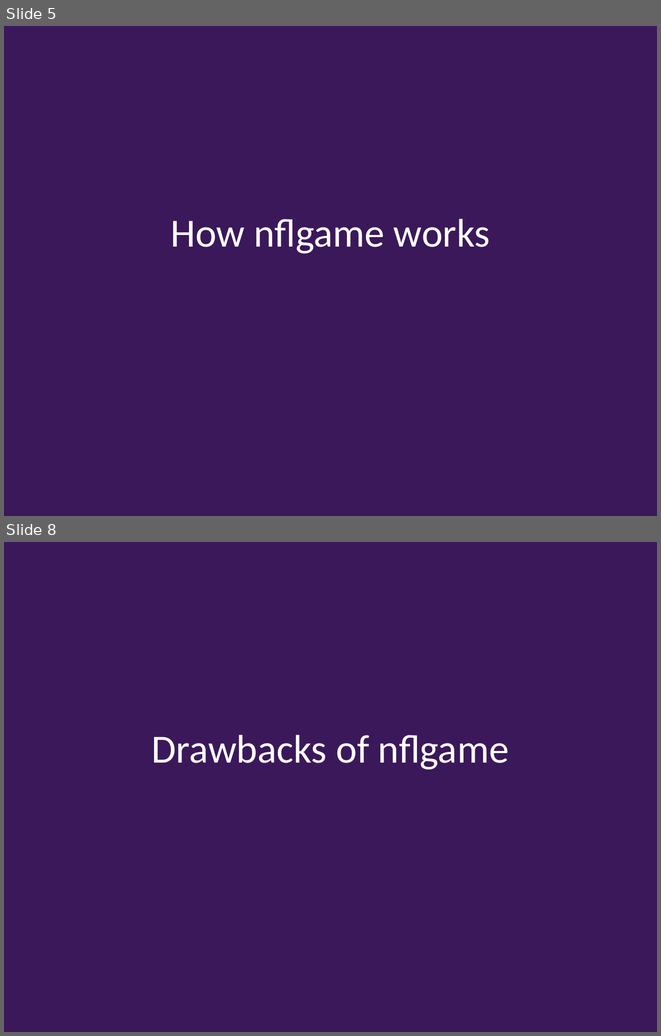
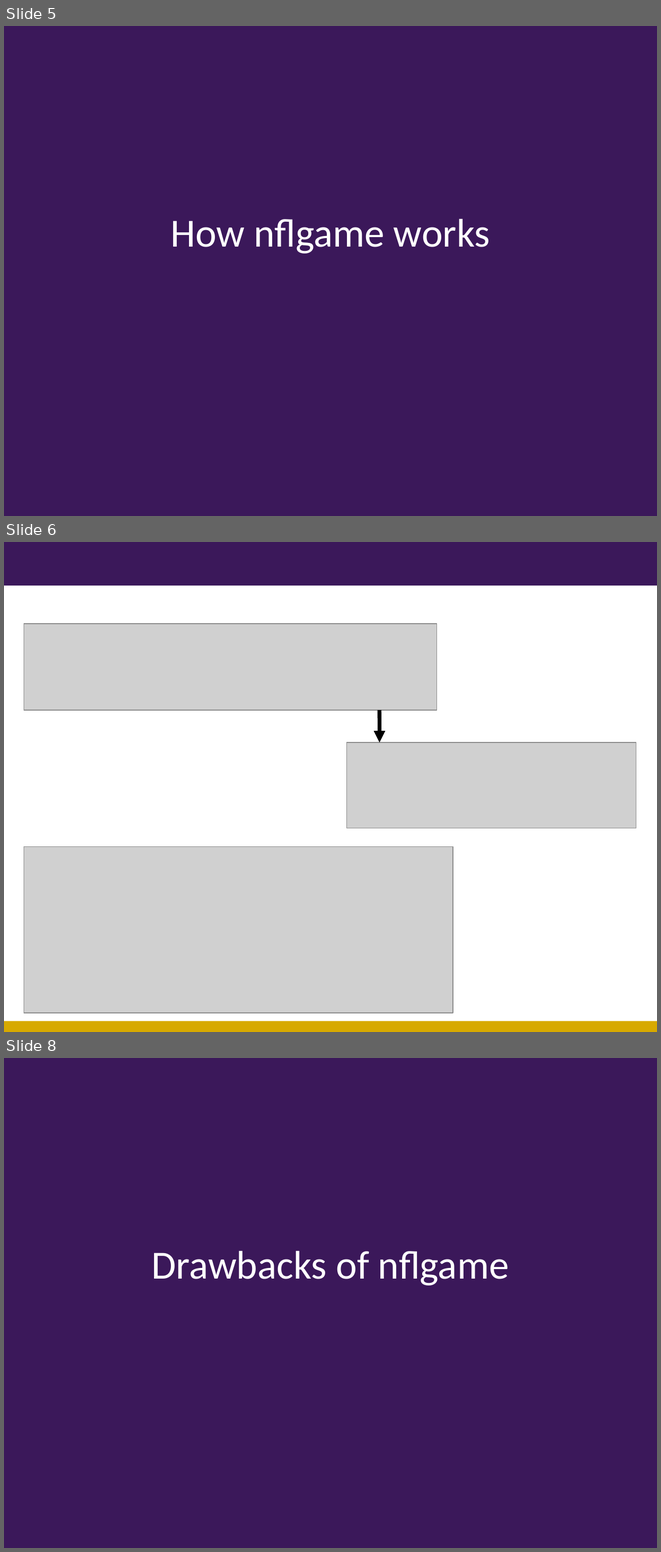
Before and after one commit to kpolimis/nfl-combine-evaluation, a slide deck: nflPP-CSE599-TechnologyReview.ppt. Shown one above the other, each under a label of ours: slides 5 and 8 before the commit, slides 5, 6 and 8 after it; the slides between them are not shown. The pictures are 661x1036 and 661x1552 pixels, drawn with LibreOffice and Linux fonts; fonts in the diff are those of the drawing; grey boxes stand for pictures; background and template pictures are left out. Boxes give left, top, right and bottom in pixels: in the first picture for what was removed or moved away, otherwise in the second. Text is boxed around its words. In the diff, an @@ line names an element or a change of style, - is before the commit and + after.

```diff
--- a/nflPP-CSE599-TechnologyReview.ppt
+++ b/nflPP-CSE599-TechnologyReview.ppt
@@ slide 6 added at (x1=4, y1=542, x2=657, y2=1032), background #FFFFFF @@
@@ rectangle added at (x1=4, y1=542, x2=657, y2=586), fill #3B185A @@
@@ picture added at (x1=24, y1=624, x2=437, y2=710) @@
@@ arrow added from (379, 710) to (379, 742), #000000 4.25 pt @@
@@ picture added at (x1=347, y1=742, x2=636, y2=828) @@
@@ picture added at (x1=24, y1=847, x2=453, y2=1013) @@
@@ rectangle added at (x1=4, y1=1021, x2=657, y2=1032), fill #D7A900 @@
```
Also in this commit, not shown: 1 other slide added, 2 slides removed.
